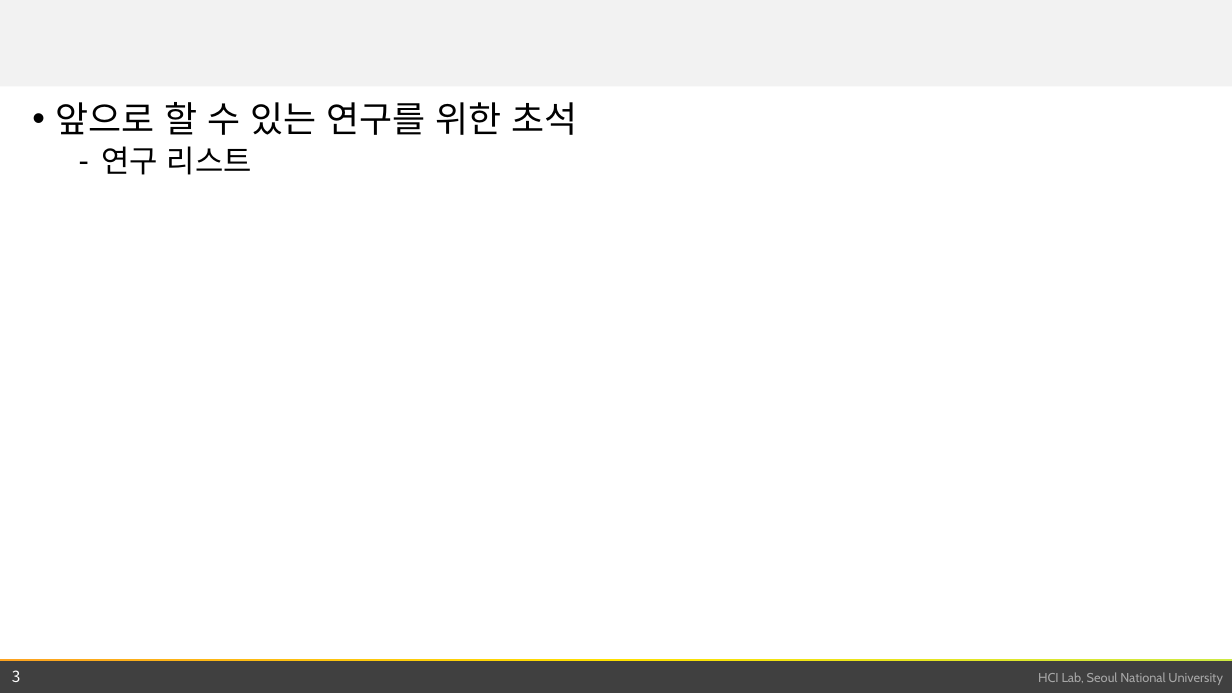
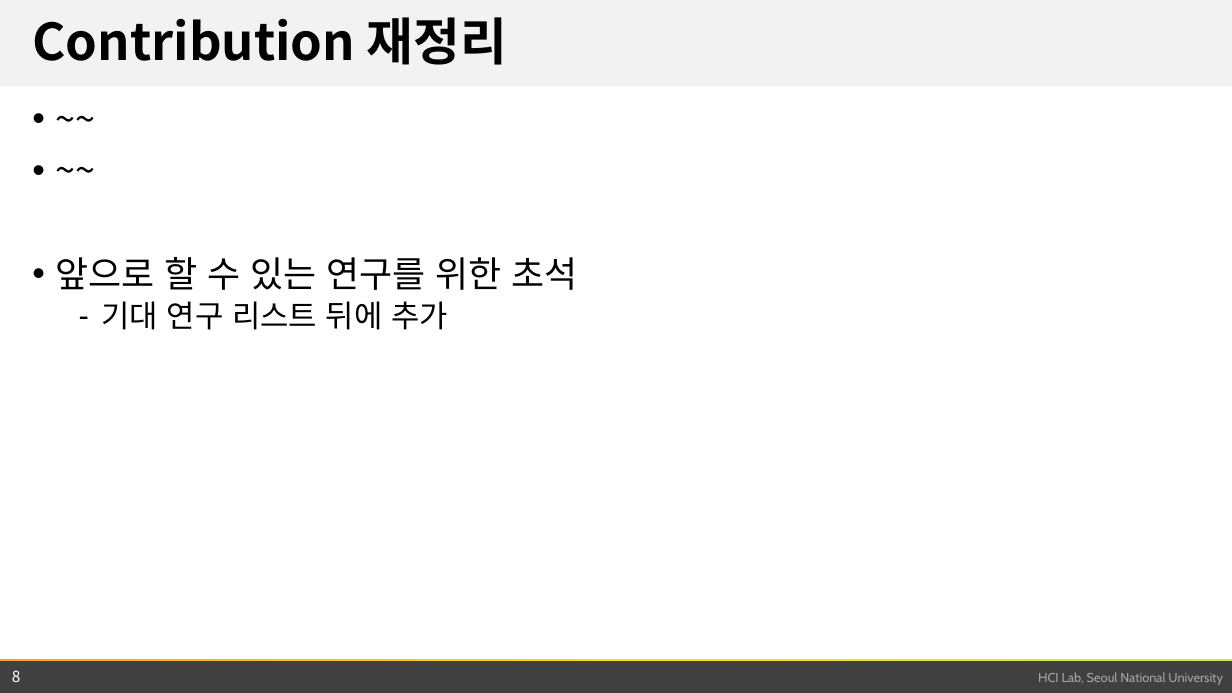
Before and after one commit to snu-infovis-2017/ReVA, a slide deck: slide 8 of term_project.pptx (slide 3 before the commit). Drawn at 1232x693 pixels with LibreOffice and Linux fonts; fonts in the diff are those of the drawing; background and template pictures are left out. Boxes give left, top, right and bottom in pixels: in the first picture for what was removed or moved away, otherwise in the second. Text is boxed around its words. In the diff, an @@ line names an element or a change of style, - is before the commit and + after.

```diff
--- a/term_project.pptx
+++ b/term_project.pptx
@@ title added at [32,17,507,65], 39.6 pt, text #000000, bold @@
+Contribution 재정리
@@ text at [55,257,578,330]: paragraphs added @@
+• ~~
+• ~~
@@ text at [102,301,448,330]: text changed @@
-  – 연구 리스트
+  – 기대 연구 리스트 뒤에 추가
@@ page number at [12,670,21,682]: text changed @@
-3
+8
```
Also in this commit, not shown: 1 other slide changed, 10 slides added, 1 slide removed, 1 other file.
